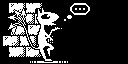
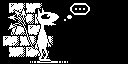
Two versions of the same layered image (128 x 64). Layer-by-layer changes:
added layer "!anim(Legs, p1)_!go(p1, 100%)_01" above "!anim(Legs, p2)_!go(p1, 0%)_!stay(2)_02" over <box>37,48,52,62</box>
added layer "!anim(Legs, p2)_!go(p1, 0%)_!stay(2)_02" above "!anim(Legs, p2)_!go(p1, 0%)_!stay(2)_03" over <box>37,48,52,62</box>
added layer "!anim(Legs, p2)_!go(p1, 0%)_!stay(2)_03" above "!anim(Legs, p2)_!go(p1, 0%)_!stay(2)_04" over <box>37,48,50,62</box>
added layer "!anim(Legs, p2)_!go(p1, 0%)_!stay(2)_04" above "!anim(ExySmoking, p1)_!inactive()_01" over <box>37,48,51,62</box>
renamed "Exy" to "!anim(ExySmoking, p1)_!inactive()_01", hid it over <box>25,16,62,62</box>
added layer "!anim(ExyWalking, p1)_01" above "!anim(HorDots, p1)_!stay(16)_!inactive()_01" over <box>26,16,60,50</box>
